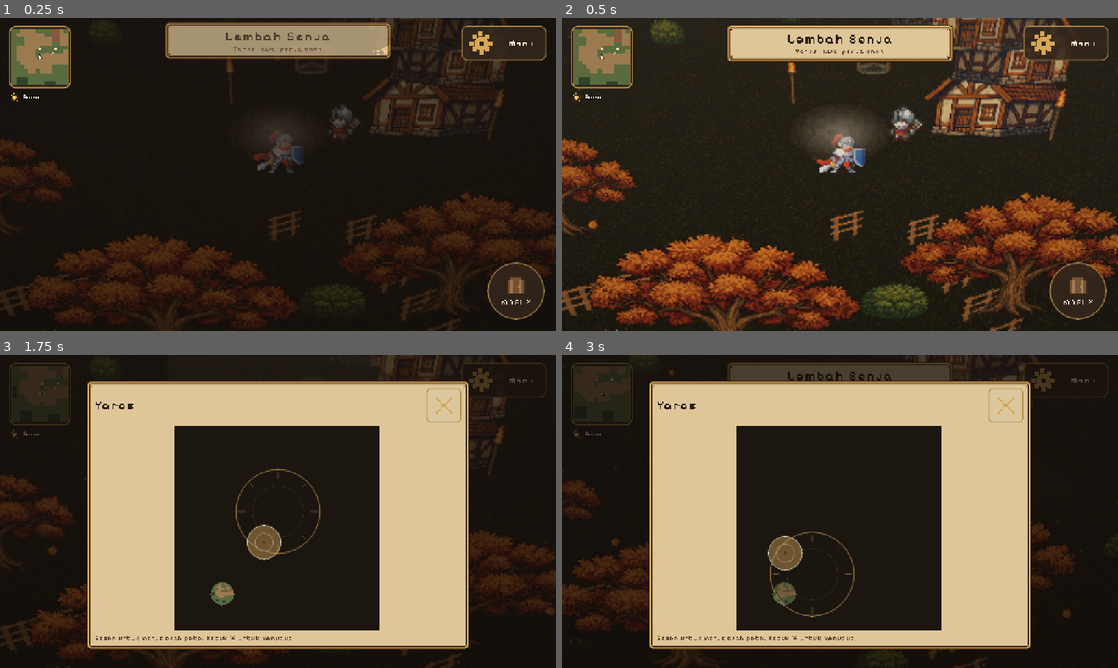
Above: before the commit, frames 1-4 (two rows, left to right).
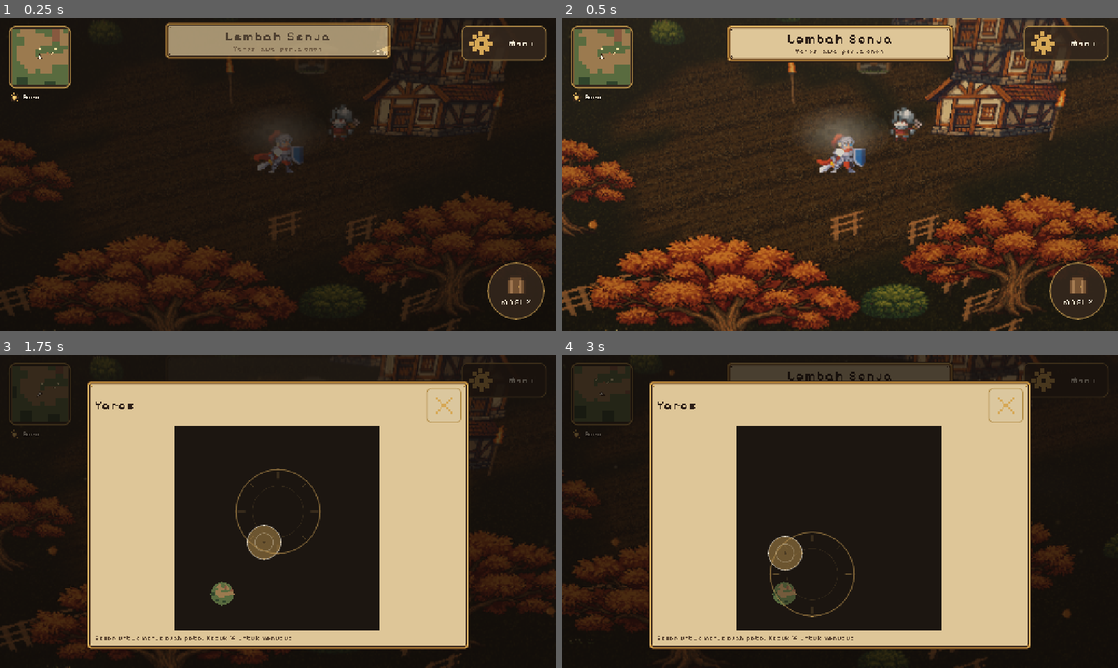
Above: after the commit, the same moments.

Repository: KyokoApp/GodotMe
Game: Godot game, scene res://game/Main.tscn
Two runs of this game, one before a commit and one after it. Both use one fixed random seed, a clock stepped at 60 frames per second and the inputs below.
Inputs (mouse positions are in pixels of both pictures, inside the frame that each line leads up to):
- Up to frame 1 (0.25 s): no input
- Up to frame 2 (0.5 s): no input
- Up to frame 3 (1.75 s): tap Enter at 0.5 s; drag from (38, 392) to (333, 442) at 0.52 s; drag from (278, 511) to (250, 574) at 1.27 s
- Up to frame 4 (3 s): move the mouse to (895, 442) at 2.02 s; hold Right (ui_right) 2.03-2.75 s; tap Enter at 2.1 s; drag from (812, 574) to (673, 464) at 2.77 s

The runs differ from the first frame. In frame 2, 9.2% of the frame differs, in the area x 11-100%, y 14-83%; in frame 3, less than 0.1%; in frame 4, less than 0.1%.

Commit message:
DIAG: cetak material/atlas/warna verteks (sementara)
Co-authored-by: arena-agent <297053741+arena-agent@users.noreply.github.com>

Diff:
--- a/game/game/world/RegionView.gd
+++ b/game/game/world/RegionView.gd
@@ -59,6 +59,7 @@
 var _tall: Array = []               # [kind, index, x, z, height] of occluders
 var _layout: Array = []             # [kind, x, z, w, h, ground] every placed prop
 var _tex_cache: Dictionary = {}     # path -> ImageTexture
+var _diag_left := 6
 var _faded: Dictionary = {}         # "kind/index" -> 0.0 while dissolved
 var _quad: ArrayMesh
 var _chunks: Dictionary = {}        # Vector2i -> Node3D
@@ -109,6 +110,10 @@
 		"cell_wood": Vector2(0.5, 0.5),
 		"tile_scale": 1.0,
 	})
+	print("[REGION] DIAG atlas %s tex=%s ukuran=%s terr=%s cliff=%s" % [
+		ATLAS, atlas != null, str(atlas.get_size()) if atlas != null else "-",
+		(_terrain_mat.shader.resource_path if _terrain_mat.shader != null else "NUL"),
+		(_cliff_mat.shader.resource_path if _cliff_mat.shader != null else "NUL")])
 	_water_mat = _shader_material(WATER_SHADER, {
 		"water_tex": _tex(WATER_TEX),
 		"shallow_tint": Color(0.62, 0.80, 0.78),
@@ -453,6 +458,14 @@
 		arr[Mesh.ARRAY_TEX_UV2] = surf.get("uv2s", PackedVector2Array())
 		arr[Mesh.ARRAY_COLOR] = surf.get("colors", PackedColorArray())
 		arr[Mesh.ARRAY_INDEX] = surf.get("indices", PackedInt32Array())
+		if _diag_left > 0:
+			_diag_left -= 1
+			var cols: PackedColorArray = surf.get("colors", PackedColorArray())
+			print("[REGION] DIAG chunk %s surface %s verts=%d warna0=%s mat=%s" % [
+				str(cc), SURFACES[i], verts.size(),
+				str(cols[0]) if cols.size() > 0 else "-",
+				(mats[i] as ShaderMaterial).shader.resource_path if mats[i] != null
+					and (mats[i] as ShaderMaterial).shader != null else "NUL"])
 		var surface := mesh.get_surface_count()
 		mesh.add_surface_from_arrays(Mesh.PRIMITIVE_TRIANGLES, arr)
 		mesh.surface_set_material(surface, mats[i])
--- a/game/game/world/terrain.gdshader
+++ b/game/game/world/terrain.gdshader
@@ -53,9 +53,7 @@
 	// ground gets a small standing bounce of its own instead of going black in
 	// the lee of every wall.
 	c *= UV2.x;
-	// DIAGNOSTIC BUILD (temporary): show the raw grass cell only, so one capture
-	// tells us whether the atlas/cell maths or the vertex weights are wrong.
-	ALBEDO = grass * light_tint;
+	ALBEDO = c * light_tint;
 	ROUGHNESS = 1.0;
 	SPECULAR = 0.0;
 }
